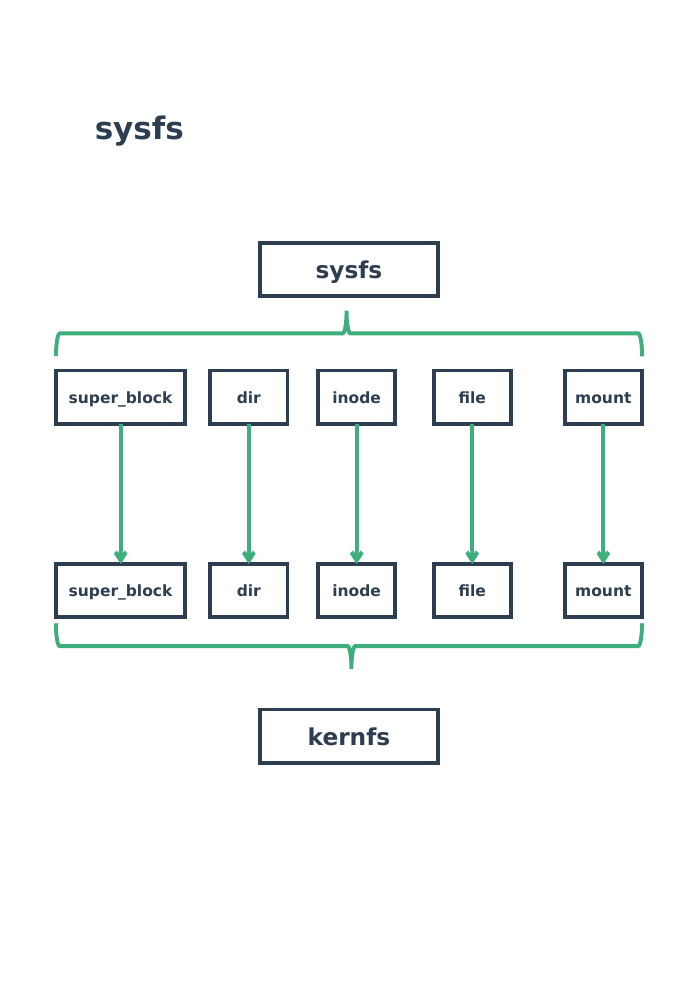
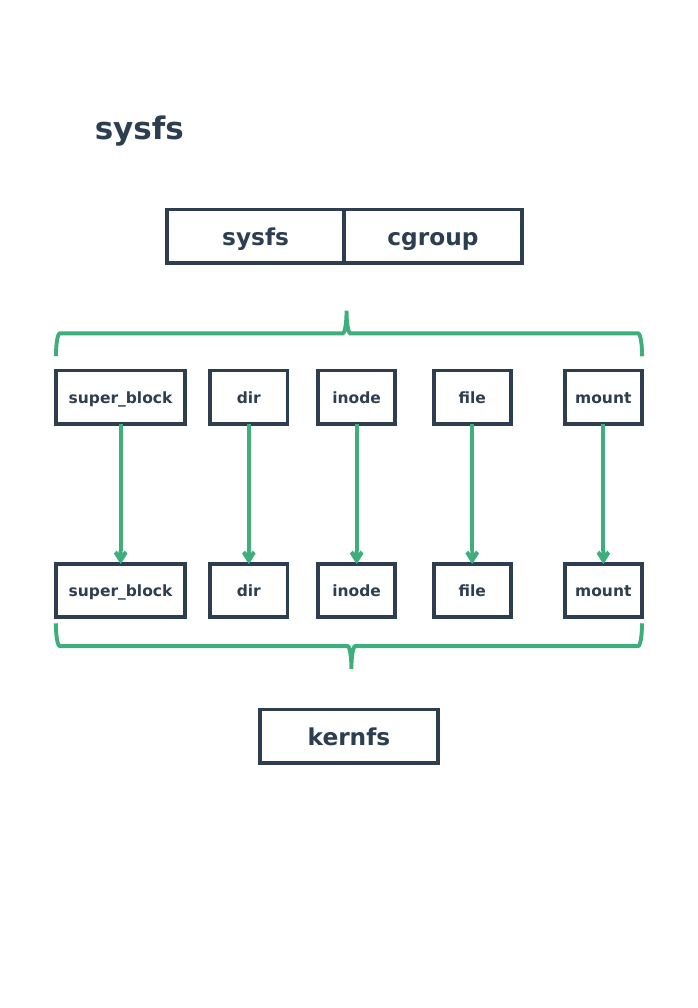
Before and after one commit to zaiqiang-dong/zaiqiang, a slide deck: slide 10 of picture/ppt/filesystem/filesystem.pptx. Drawn at 698x1008 pixels with LibreOffice and Linux fonts; fonts in the diff are those of the drawing. Boxes give left, top, right and bottom in pixels: in the first picture for what was removed or moved away, otherwise in the second. Text is boxed around its words. In the diff, an @@ line names an element or a change of style, - is before the commit and + after.

```diff
--- a/picture/ppt/filesystem/filesystem.pptx
+++ b/picture/ppt/filesystem/filesystem.pptx
@@ rectangle "sysfs": place and size @@
-rectangle "sysfs" at box(261, 243, 438, 296)
+rectangle "sysfs" at box(167, 209, 344, 262)
@@ rectangle added at box(344, 209, 522, 262), outline #2C3E50 3 pt, 18 pt, text #2C3E50, bold @@
+cgroup
```
Also in this commit, not shown: 7 other files.
